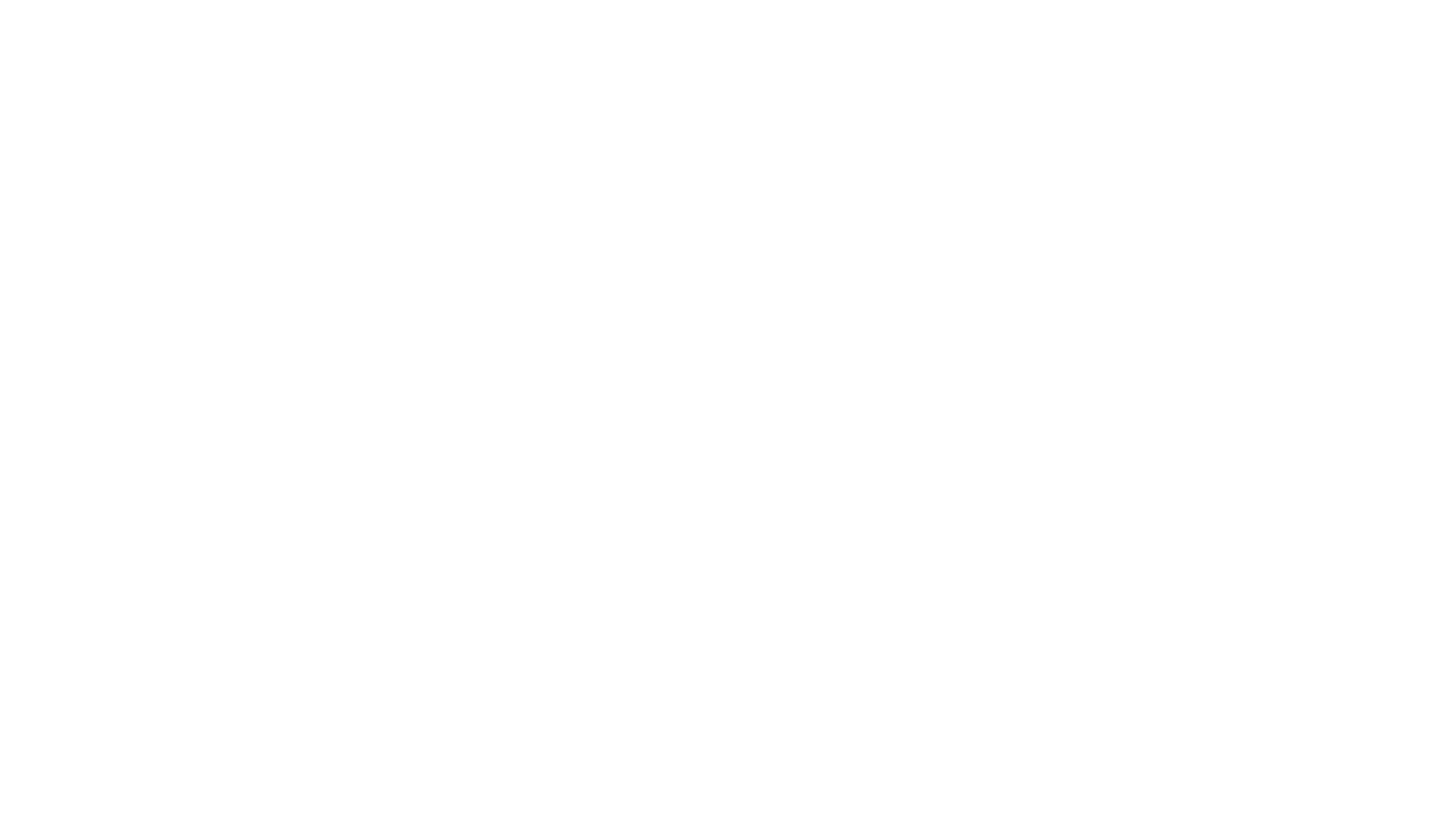
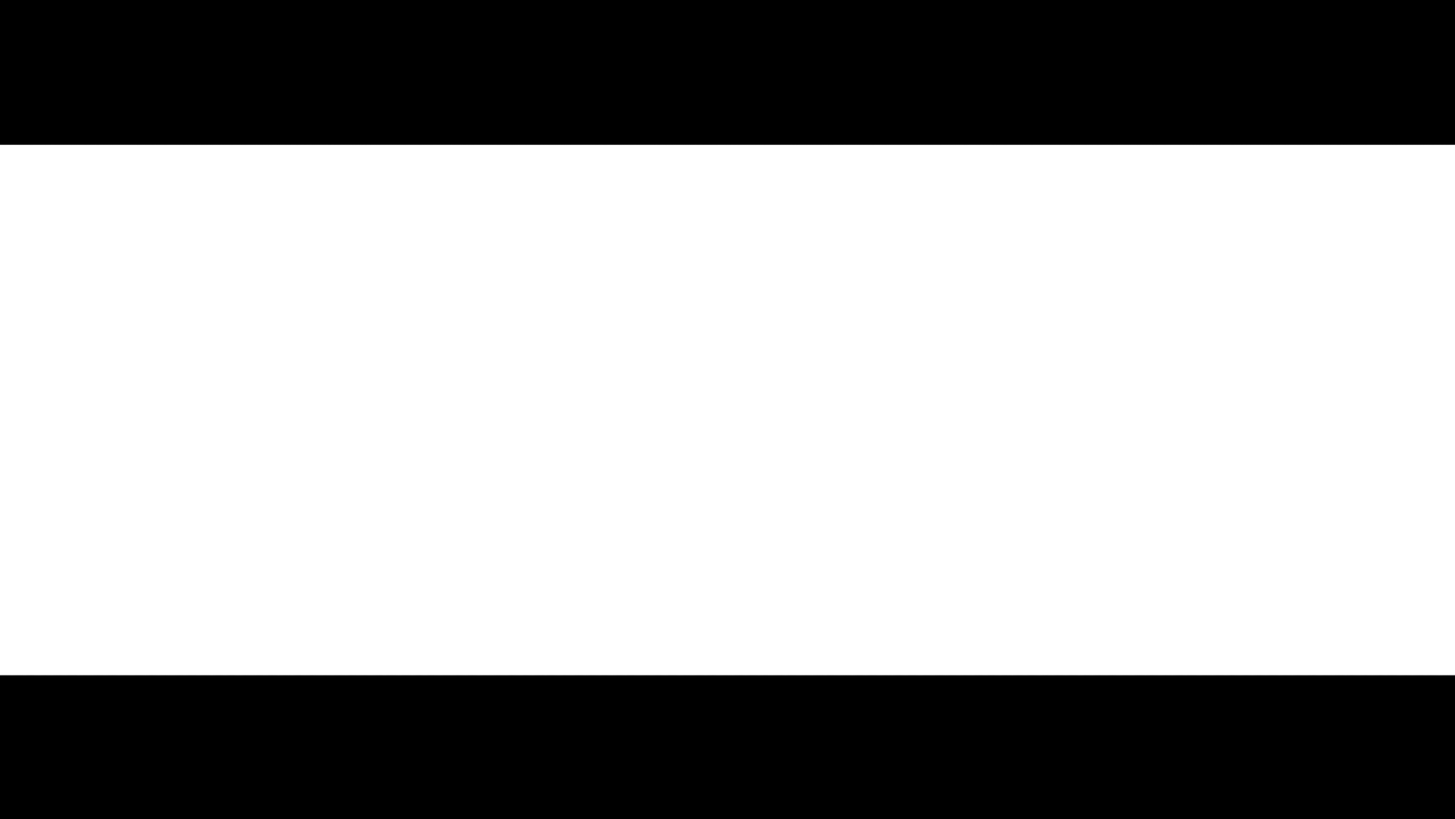
Comparing the layer stacks of the two (1455, 819) images. Changes:
renamed "Calque 7" to "Calque 10", showed it, painted on it over [0, 0, 1455, 819]
